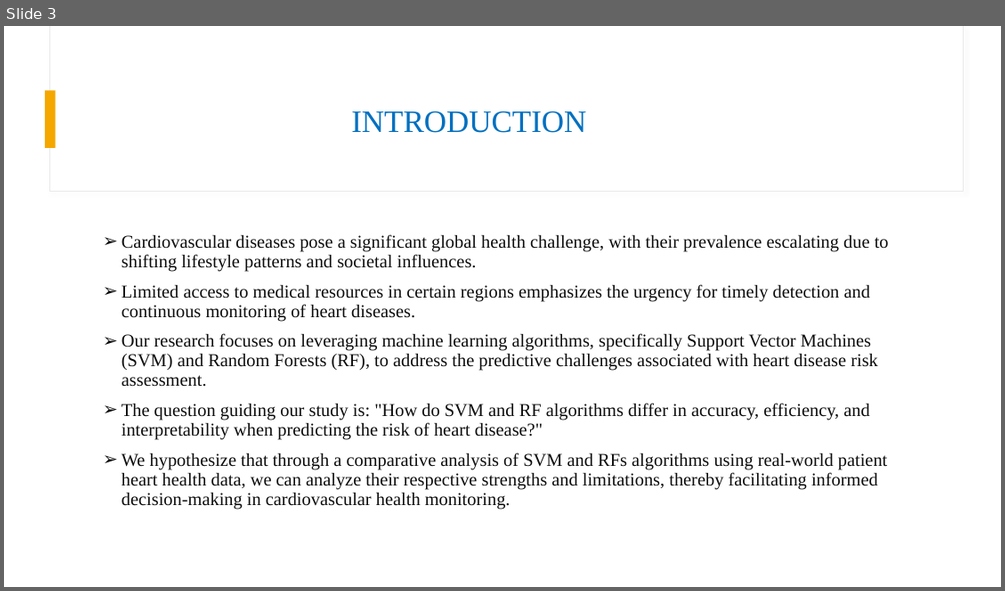
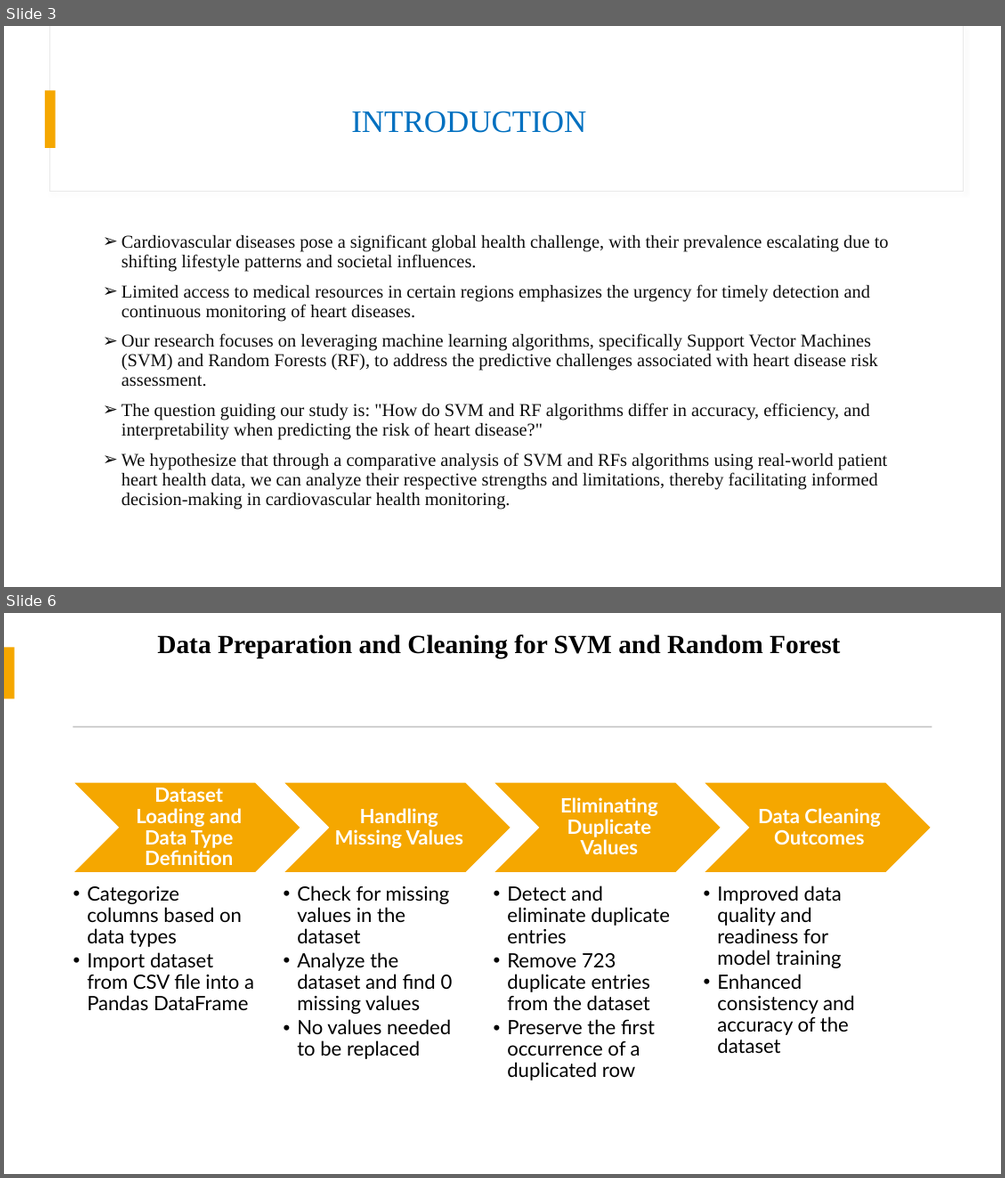
Before and after one commit to csci595-research-lit-spring-2024/595-class-project-spring-2024-chandana3166, a slide deck: presentations/CSCI_595_projectpresentation.pptx. Shown one above the other, each under a label of ours: slide 3 before the commit, slides 3 and 6 after it; the slides between them are not shown. The pictures are 1005x591 and 1005x1178 pixels, drawn with LibreOffice and Linux fonts; fonts in the diff are those of the drawing. Boxes give left, top, right and bottom in pixels: in the first picture for what was removed or moved away, otherwise in the second. Text is boxed around its words. In the diff, an @@ line names an element or a change of style, - is before the commit and + after.

```diff
--- a/presentations/CSCI_595_projectpresentation.pptx
+++ b/presentations/CSCI_595_projectpresentation.pptx
@@ slide 6 added at (4,613,1001,1174), background #FFFFFF; not listed: 2 template elements that a slide beside it also shows @@
@@ rectangle added at (4,613,1001,1174), fill #FFFFFF @@
@@ title added at (157,634,840,658), 25.2 pt, text #000000, bold @@
+Data Preparation and Cleaning for SVM and Random Forest
@@ rectangle added at (4,648,15,699), fill #F5A700 @@
@@ rectangle added at (73,726,932,728), fill #C9C9C9 @@
@@ group added at (73,782,931,1080): 8 texts, 4 chevrons @@
+Dataset Loading and Data Type Definition
+  • Categorize columns based on data types
+  • Import dataset from CSV file into a Pandas DataFrame
+Handling Missing Values
+  • Check for missing values in the dataset
+  • Analyze the dataset and find 0 missing values
+  • No values needed to be replaced
+Eliminating Duplicate Values
+  • Detect and eliminate duplicate entries
+  • Remove 723 duplicate entries from the dataset
+  • Preserve the first occurrence of a duplicated row
+Data Cleaning Outcomes
+  • Improved data quality and readiness for model training
+  • Enhanced consistency and accuracy of the dataset
```
Also in this commit, not shown: 1 slide changed, 9 other slides added.
